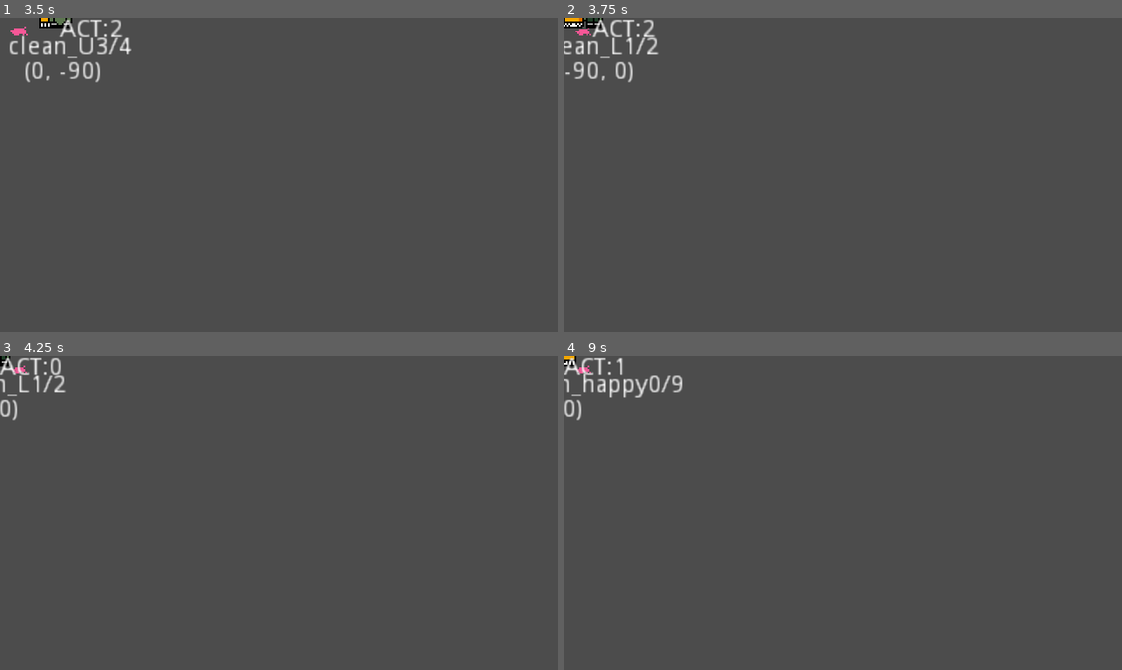
Above: before the commit, frames 1-4 (two rows, left to right).
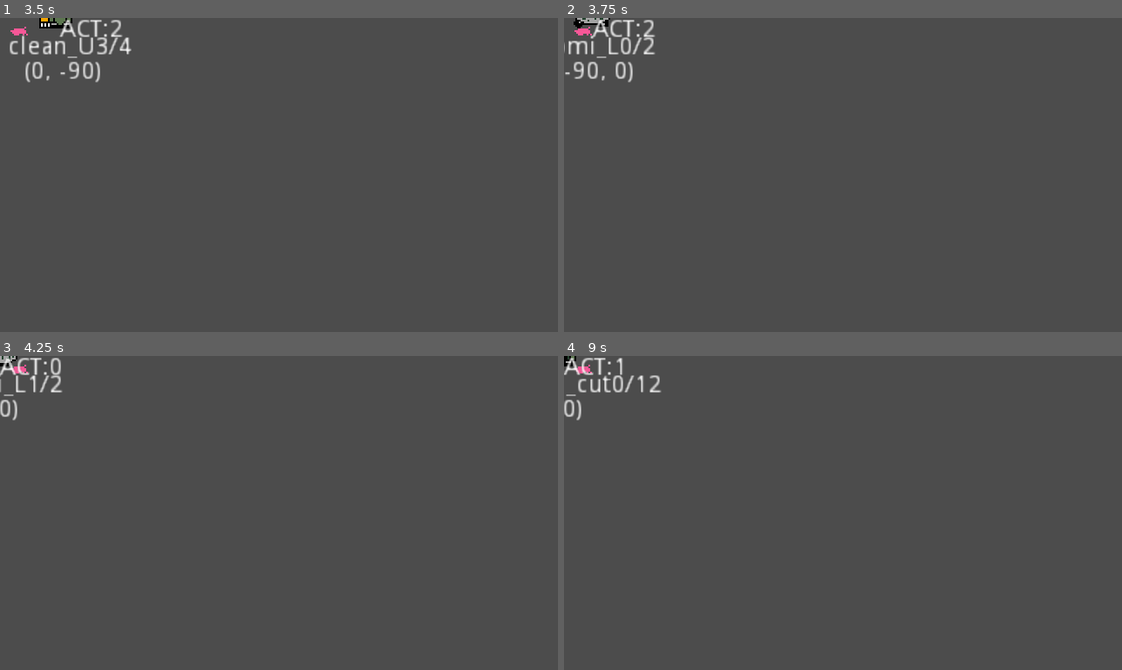
Above: after the commit, the same moments.

Repository: qDRot/--set-fire
Game: Godot game, scene res://assets/player.tscn
The game is run twice, just before and just after one commit, with the same random seed, the same clock (stepped at 60 frames per second) and the same inputs. The project has no main scene, so this scene is started directly.
Inputs:
- Up to frame 1 (3.5 s): tap Enter at 0.5 s; hold Right (ui_right) 0.53-1.28 s; tap Shift (key_action) at 0.6 s; hold Down (ui_down) 1.28-2.03 s; tap 0 at 1.35 s; hold Right (ui_right) 2.03-2.78 s; tap 1 at 2.1 s; hold Up (ui_up) from 2.78 s (still down); tap 2 at 2.85 s
- Up to frame 2 (3.75 s): release Up (ui_up) at 3.53 s; hold Left (ui_left) from 3.53 s (still down); tap 3 at 3.6 s
- Up to frame 3 (4.25 s): keep holding Left (ui_left); tap Escape (ui_cancel) at 4.15 s
- Up to frame 4 (9 s): tap 4 at 4.35 s; tap Space at 5, 6.5, 8 s; release Left (ui_left) at 5.03 s; hold Down (ui_down) 5.03-5.78 s; tap 5 at 5.1 s; tap Enter at 5.75, 7.25 s; hold Right (ui_right) 5.78-6.53 s; tap 6 at 5.85 s; hold Up (ui_up) 6.53-7.28 s; tap 7 at 6.6 s; hold Right (ui_right) 7.28-8.03 s; tap 8 at 7.35 s; hold Down (ui_down) 8.03-8.78 s; tap 9 at 8.1 s; hold Left (ui_left) from 8.78 s (still down); tap Shift (key_action) at 8.85 s

Frame 1 is identical in both runs. In frame 2, 0.7% of the frame differs, in the area x 0-18%, y 0-13%; in frame 3, 0.4%; in frame 4, 0.7%.

Commit message:
Optimised menu

Diff:
--- a/assets/scenes/array_of_img.gd
+++ b/assets/HUD/array_of_img.gd
@@ -1,10 +1,10 @@
 extends Control
 
 func show_frames(SpriteScene, frames, xmargin, ymargin, space):
-	for i in frames:
+	for i in frames-1:
 		var sprite = SpriteScene.instance()
 		var dimensions = sprite.texture.get_size() / Vector2(sprite.get_hframes(), sprite.get_vframes())
-		sprite.frame = i
+		sprite.frame = i+1
 		add_child(sprite)
 
 		var position = Vector2(xmargin + dimensions.x * space * i, ymargin)
--- a/assets/scenes/icon_display.gd
+++ b/assets/HUD/icon_display.gd
@@ -3,7 +3,10 @@
 export (PackedScene) var Icon
 onready var scr = get_parent().get_node("imageArray_script")
 
+# TEMPORALY!!!
+var curr_eff = 1
+
 func _ready():
 	var icon = Icon.instance()
-	icon.frame = 1
+	icon.frame = curr_eff
 	add_child(icon)
--- /dev/null
+++ b/assets/HUD/label_array.gd
@@ -0,0 +1,24 @@
+extends Control
+
+# Image scene to use. Lables in our case
+export (PackedScene) var Img
+
+# Used to automatically pad from
+# the image above
+export (PackedScene) var ImgBefore
+
+# Frames to iterate
+const N_FRAMES = 6
+
+# Get script node
+onready var scr = get_parent().get_node("imageArray_script")
+
+
+func _ready():
+	# Calculate dimensions in image above
+	# and set y axis margin by it
+	var dimension = ImgBefore.instance().get_dimensions().y
+	var marginy = dimension
+
+	# Show all frames, reduce space between objects
+	scr.show_frames(Img, N_FRAMES, 0, marginy, 0.5)
--- a/assets/scenes/misc/eff_icons.gd
+++ b/assets/HUD/misc/eff_icons.gd
@@ -1,18 +1,18 @@
 extends Sprite
 
+# TEMPORALY!!!!!
+var obtainedEffects = [0, 1, 3, 4]
+var curr_eff = 3
+
 func _ready():
-
 	# Currect equipped effect
-	if frame == 1:
+	if frame == curr_eff:
 		modulate.a = 1
 	# Inactive effects
 	else:
-		modulate.r = 0.5
-		modulate.g = 0.22
-		modulate.b = 1
+		modulate.a = 0.5
 
-	# Locked effects
-	if frame == 5:
+	if !obtainedEffects.has(frame):
 		frame = 0
 
 func get_dimensions():
--- /dev/null
+++ b/assets/HUD/misc/eff_icons.tscn
@@ -0,0 +1,12 @@
+[gd_scene load_steps=3 format=2]
+
+[ext_resource path="res://assets/HUD/misc/eff_icons.gd" type="Script" id=1]
+[ext_resource path="res://assets/gfx/icons_sprite.png" type="Texture" id=2]
+
+[node name="Effect_list" type="Sprite"]
+texture = ExtResource( 2 )
+centered = false
+vframes = 2
+hframes = 3
+frame = 3
+script = ExtResource( 1 )
--- a/assets/scenes/misc/eff_label.tscn
+++ b/assets/HUD/misc/eff_label.tscn
@@ -1,6 +1,6 @@
 [gd_scene load_steps=3 format=2]
 
-[ext_resource path="res://assets/scenes/misc/eff_icons.gd" type="Script" id=1]
+[ext_resource path="res://assets/HUD/misc/eff_icons.gd" type="Script" id=1]
 [ext_resource path="res://assets/gfx/lables_sprite.png" type="Texture" id=2]
 
 [node name="Sprite" type="Sprite"]
--- a/assets/scenes/pause.tscn
+++ b/assets/HUD/pause.tscn
@@ -1,10 +1,10 @@
 [gd_scene load_steps=6 format=2]
 
-[ext_resource path="res://assets/scenes/misc/eff_icons.tscn" type="PackedScene" id=1]
-[ext_resource path="res://assets/scenes/array_of_img.gd" type="Script" id=2]
-[ext_resource path="res://assets/scenes/icon_display.gd" type="Script" id=3]
-[ext_resource path="res://assets/scenes/label_array.gd" type="Script" id=4]
-[ext_resource path="res://assets/scenes/misc/eff_label.tscn" type="PackedScene" id=5]
+[ext_resource path="res://assets/HUD/array_of_img.gd" type="Script" id=1]
+[ext_resource path="res://assets/HUD/icon_display.gd" type="Script" id=2]
+[ext_resource path="res://assets/HUD/label_array.gd" type="Script" id=3]
+[ext_resource path="res://assets/HUD/misc/eff_icons.tscn" type="PackedScene" id=4]
+[ext_resource path="res://assets/HUD/misc/eff_label.tscn" type="PackedScene" id=5]
 
 [node name="pause" type="Control"]
 anchor_right = 1.0
@@ -27,16 +27,16 @@
 [node name="icon_display" type="Control" parent="generate_icons"]
 margin_right = 40.0
 margin_bottom = 40.0
-script = ExtResource( 3 )
+script = ExtResource( 2 )
 __meta__ = {
 "_edit_use_anchors_": false
 }
-Icon = ExtResource( 1 )
+Icon = ExtResource( 4 )
 
 [node name="imageArray_script" type="Control" parent="generate_icons"]
 margin_right = 40.0
 margin_bottom = 40.0
-script = ExtResource( 2 )
+script = ExtResource( 1 )
 __meta__ = {
 "_edit_use_anchors_": false
 }
@@ -44,9 +44,9 @@
 [node name="label_array" type="Control" parent="generate_icons"]
 margin_right = 40.0
 margin_bottom = 40.0
-script = ExtResource( 4 )
+script = ExtResource( 3 )
 __meta__ = {
 "_edit_use_anchors_": false
 }
 Img = ExtResource( 5 )
-ImgBefore = ExtResource( 1 )
+ImgBefore = ExtResource( 4 )
--- /dev/null
+++ b/assets/control/PlayerStats.gd
@@ -0,0 +1,5 @@
+extends Node
+
+func _ready():
+	var curr_eff = 3
+	var obtainedEffects = [0, 1, 3, 4]
--- /dev/null
+++ b/assets/control/PlayerStats.tscn
@@ -0,0 +1,6 @@
+[gd_scene load_steps=2 format=2]
+
+[ext_resource path="res://assets/control/PlayerStats.gd" type="Script" id=1]
+
+[node name="PlayerStats" type="Node"]
+script = ExtResource( 1 )
--- a/assets/player.gd
+++ b/assets/player.gd
@@ -15,7 +15,8 @@
 	KOMA_UM = 30
 }
 
-var obtainedEffects = [NORMAL, SICK, CLEAN]
+# TEMPORALLY!!!!!
+var obtainedEffects = [NORMAL, SICK, CLEAN, GOMI, KNIFE]
 
 # Player state
 enum {
--- a/assets/scenes/label_array.gd
+++ /dev/null
@@ -1,14 +0,0 @@
-extends Control
-
-
-export (PackedScene) var Img
-export (PackedScene) var ImgBefore
-
-const N_FRAMES = 6
-
-onready var scr = get_parent().get_node("imageArray_script")
-
-func _ready():
-	var dimension = ImgBefore.instance().get_dimensions().y
-	var marginy = dimension
-	scr.show_frames(Img, N_FRAMES, -10, marginy, 0.5)
--- a/assets/scenes/misc/eff_icons.tscn
+++ /dev/null
@@ -1,12 +0,0 @@
-[gd_scene load_steps=3 format=2]
-
-[ext_resource path="res://assets/gfx/icons_sprite.png" type="Texture" id=1]
-[ext_resource path="res://assets/scenes/misc/eff_icons.gd" type="Script" id=2]
-
-[node name="Effect_list" type="Sprite"]
-texture = ExtResource( 1 )
-centered = false
-vframes = 2
-hframes = 3
-frame = 3
-script = ExtResource( 2 )
Renamed: assets/scenes/icon_array.gd -> assets/HUD/icon_array.gd
Renamed: assets/scenes/menu.tscn -> assets/HUD/menu.tscn
